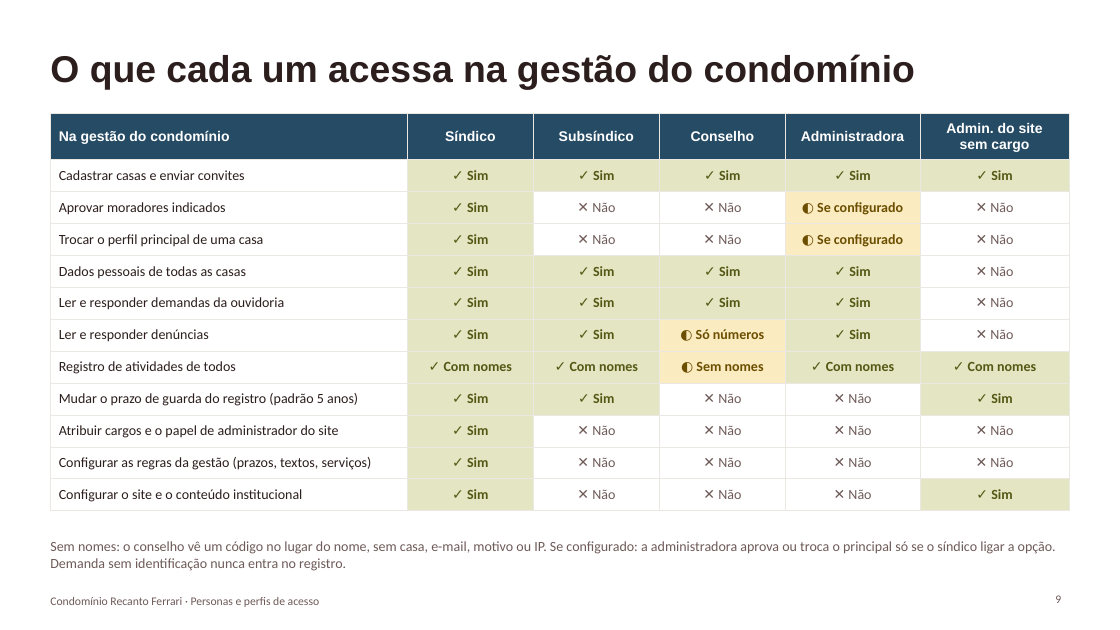
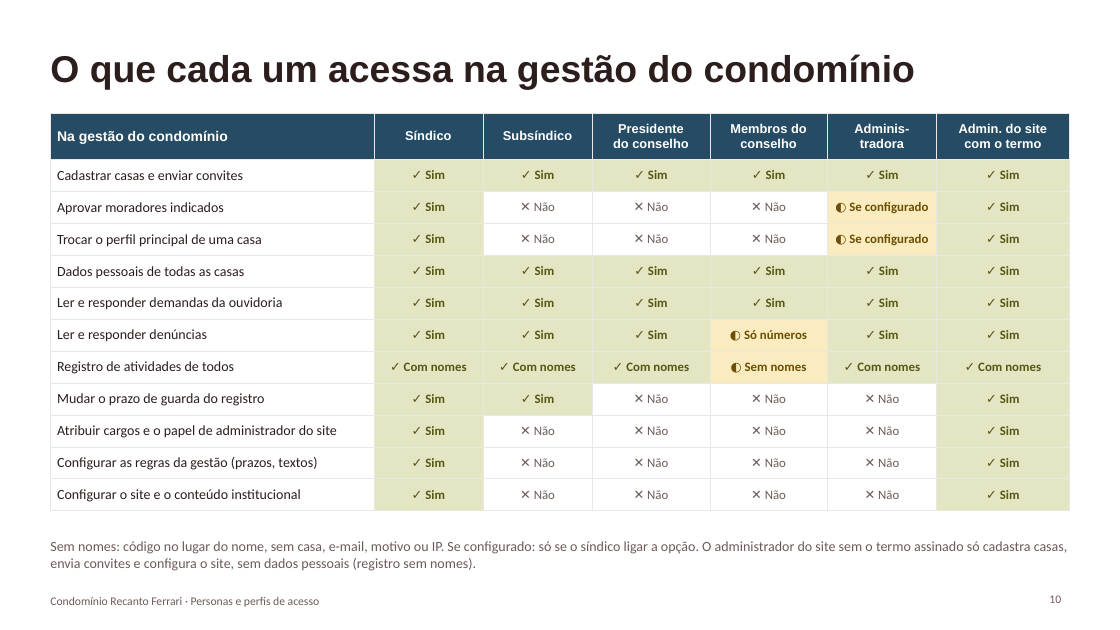
Before and after one commit to paulamuhlbach/recantoferrari, a slide deck: slide 10 of apresentacoes/Personas-e-perfis-de-acesso.pptx (slide 9 before the commit). Drawn at 1120x630 pixels with LibreOffice and Linux fonts; fonts in the diff are those of the drawing. Boxes give left, top, right and bottom in pixels: in the first picture for what was removed or moved away, otherwise in the second. Text is boxed around its words. In the diff, an @@ line names an element or a change of style, - is before the commit and + after.

```diff
--- a/apresentacoes/Personas-e-perfis-de-acesso.pptx
+++ b/apresentacoes/Personas-e-perfis-de-acesso.pptx
@@ table at [50,113,1070,506] @@
-column 1, row 9: Mudar o prazo de guarda do registro (padrão 5 anos)
+column 1, row 9: Mudar o prazo de guarda do registro
-column 1, row 11: Configurar as regras da gestão (prazos, textos, serviços)
+column 1, row 11: Configurar as regras da gestão (prazos, textos)
-column 4: Conselho | ✓ Sim | ✕ Não | ✕ Não | ✓ Sim | ✓ Sim | ◐ Só números | ◐ Sem nomes | ✕ Não | ✕ Não | ✕ Não | ✕ Não
-column 5: Administradora | ✓ Sim | ◐ Se configurado | ◐ Se configurado | ✓ Sim | ✓ Sim | ✓ Sim | ✓ Com nomes | ✕ Não | ✕ Não | ✕ Não | ✕ Não
-column 6: Admin. do site / sem cargo | ✓ Sim | ✕ Não | ✕ Não | ✕ Não | ✕ Não | ✕ Não | ✓ Com nomes | ✓ Sim | ✕ Não | ✕ Não | ✓ Sim
+column 4: Presidente / do conselho | ✓ Sim | ✕ Não | ✕ Não | ✓ Sim | ✓ Sim | ✓ Sim | ✓ Com nomes | ✕ Não | ✕ Não | ✕ Não | ✕ Não
+column 5: Membros do / conselho | ✓ Sim | ✕ Não | ✕ Não | ✓ Sim | ✓ Sim | ◐ Só números | ◐ Sem nomes | ✕ Não | ✕ Não | ✕ Não | ✕ Não
+column 6: Adminis- / tradora | ✓ Sim | ◐ Se configurado | ◐ Se configurado | ✓ Sim | ✓ Sim | ✓ Sim | ✓ Com nomes | ✕ Não | ✕ Não | ✕ Não | ✕ Não
+column 7: Admin. do site / com o termo | ✓ Sim | ✓ Sim | ✓ Sim | ✓ Sim | ✓ Sim | ✓ Sim | ✓ Com nomes | ✓ Sim | ✓ Sim | ✓ Sim | ✓ Sim
@@ text at [50,541,1068,571]: text changed @@
-Sem nomes: o conselho vê um código no lugar do nome, sem casa, e-mail, motivo ou IP. Se configurado: a administradora aprova ou troca o principal só se o síndico ligar a opção. Demanda sem identificação nunca entra no registro.
+Sem nomes: código no lugar do nome, sem casa, e-mail, motivo ou IP. Se configurado: só se o síndico ligar a opção. O administrador do site sem o termo assinado só cadastra casas, envia convites e configura o site, sem dados pessoais (registro sem nomes).
@@ page number at [1049,595,1061,603]: text changed @@
-9
+10
```
Also in this commit, not shown: 8 other slides changed, 1 slide added, 4 other files.
